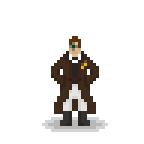
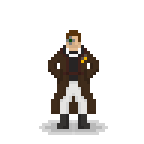
Layered file, before and after one edit (144×144). Changes by layer:
hid "Layer 1 copy 3", painted on it over left=39, top=33, right=108, bottom=135
showed "Layer 1", painted on it over left=39, top=30, right=108, bottom=135
